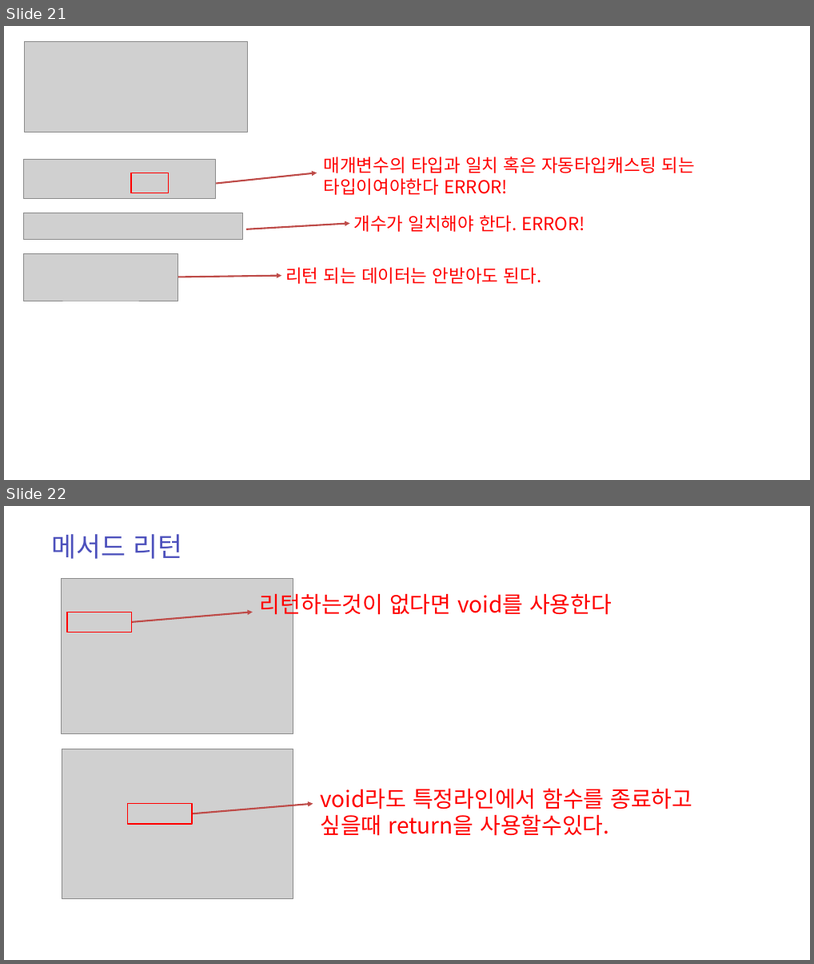
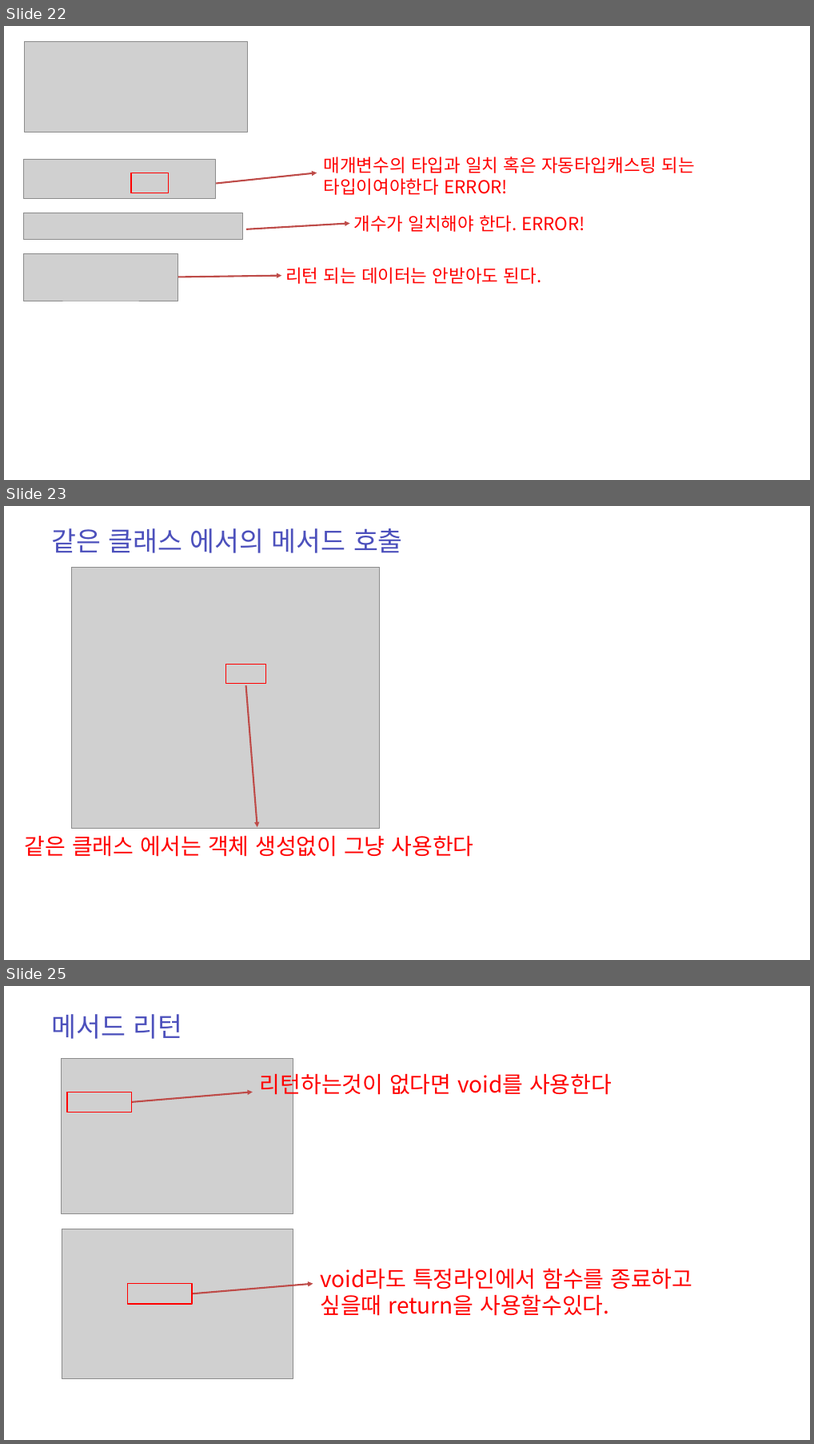
Before and after one commit to zest132/JavaLecture, a slide deck: JavaLecture/LectureFile/java 6강.pptx. Shown one above the other, each under a label of ours: slides 21 and 22 before the commit, slides 22, 23 and 25 after it; the slides between them are not shown. The pictures are 814x964 and 814x1444 pixels, drawn with LibreOffice and Linux fonts; fonts in the diff are those of the drawing; grey boxes stand for pictures. Boxes give left, top, right and bottom in pixels: in the first picture for what was removed or moved away, otherwise in the second. Text is boxed around its words. In the diff, an @@ line names an element or a change of style, - is before the commit and + after.

```diff
--- a/JavaLecture/LectureFile/java 6강.pptx
+++ b/JavaLecture/LectureFile/java 6강.pptx
@@ slide 23 added at box(4, 506, 810, 960), background #FFFFFF @@
@@ text added at box(52, 528, 403, 553), 48 pt, text #4C50BC @@
+같은 클래스 에서의 메서드 호출
@@ picture added at box(71, 568, 380, 828) @@
@@ rectangle added at box(226, 664, 266, 683), outline #FF0000 2 pt @@
@@ arrow added from (246, 685) to (258, 827), #BF4C48 3 pt @@
@@ text added at box(25, 836, 474, 856), 40 pt, text #FF0000 @@
+같은 클래스 에서는 객체 생성없이 그냥 사용한다
@@ what was slide 21 is now slide 22 @@
@@ what was slide 22 is now slide 25 @@
```
Also in this commit, not shown: 3 slides changed, 9 other slides added, 3 other files.
